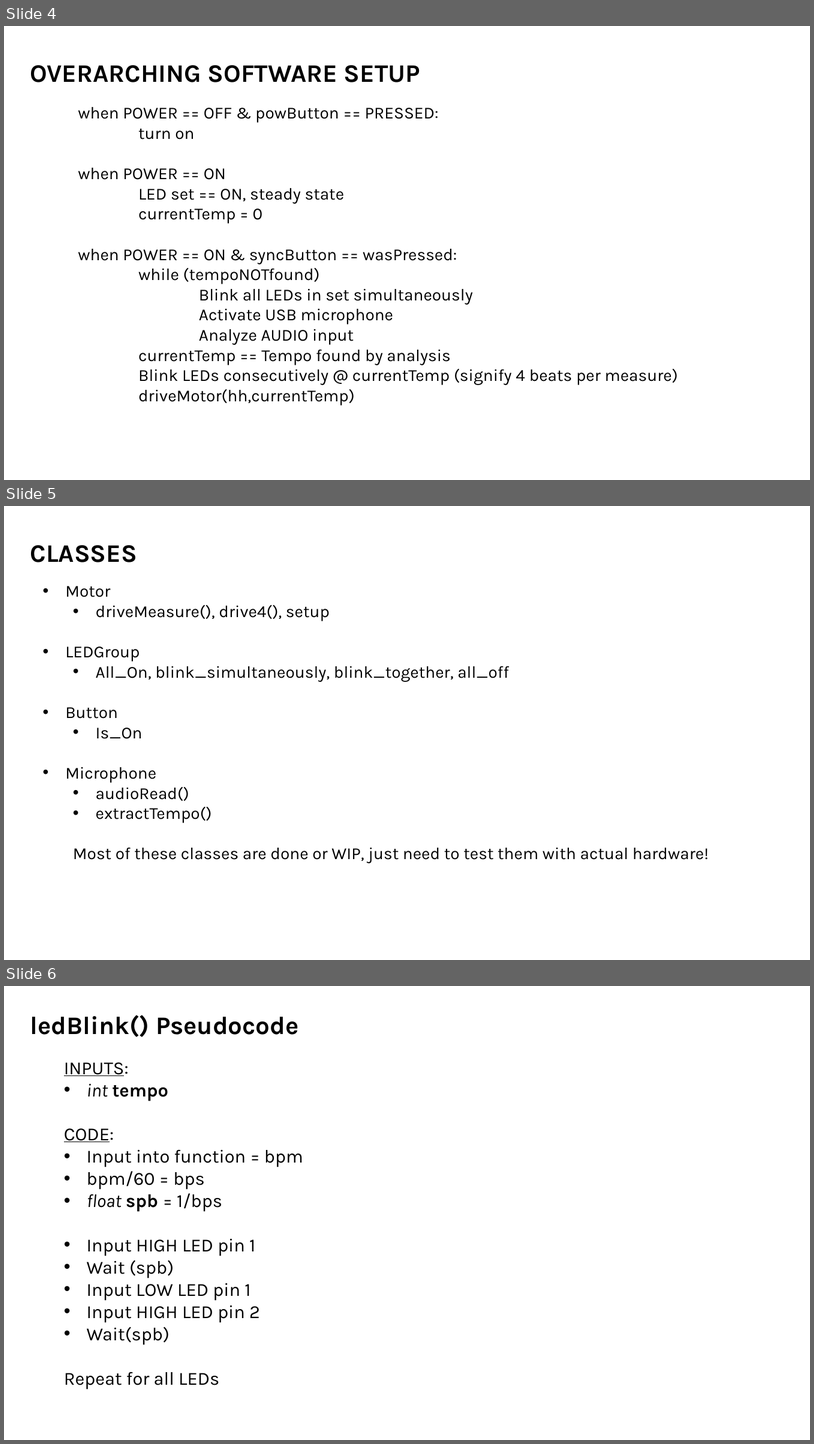
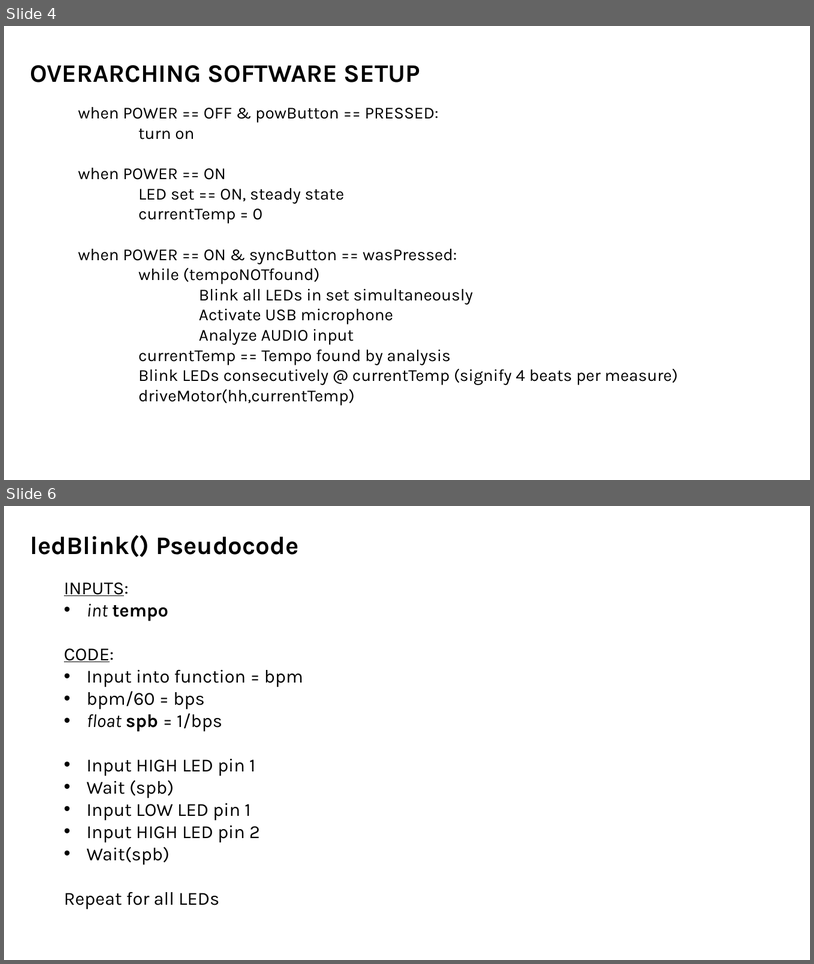
Before and after one commit to kmCoon/ENGI-301, a slide deck: project-01/docs/Cooney_Project_01_Software_Diagrams.pptx. Shown one above the other, each under a label of ours: slides 4, 5 and 6 before the commit, slides 4 and 6 after it; the slides between them are not shown. The pictures are 814x1444 and 814x964 pixels, drawn with LibreOffice and Linux fonts; fonts in the diff are those of the drawing. Boxes give left, top, right and bottom in pixels: in the first picture for what was removed or moved away, otherwise in the second. Text is boxed around its words. In the diff, an @@ line names an element or a change of style, - is before the commit and + after.

Commit message:
Revert "Added microphone class + altered software API!"
This reverts commit 7ff8114d42f2b61b24c9f5bb6a5dc331793f4934.

```diff
--- a/project-01/docs/Cooney_Project_01_Software_Diagrams.pptx
+++ b/project-01/docs/Cooney_Project_01_Software_Diagrams.pptx
@@ slide 5 removed at <box>4,506,810,960</box>, background #FFFFFF @@
@@ text removed at <box>30,545,137,562</box> @@
-CLASSES
@@ text removed at <box>65,586,709,863</box> @@
-• Motor
-  • driveMeasure(), drive4(), setup
-• LEDGroup
-  • All_On, blink_simultaneously, blink_together, all_off
-• Button
-  • Is_On
-• Microphone
-  • audioRead()
-  • extractTempo()
-  Most of these classes are done or WIP, just need to test them with actual hardware!
```
Also in this commit, not shown: 1 slide added, 1 other file.
